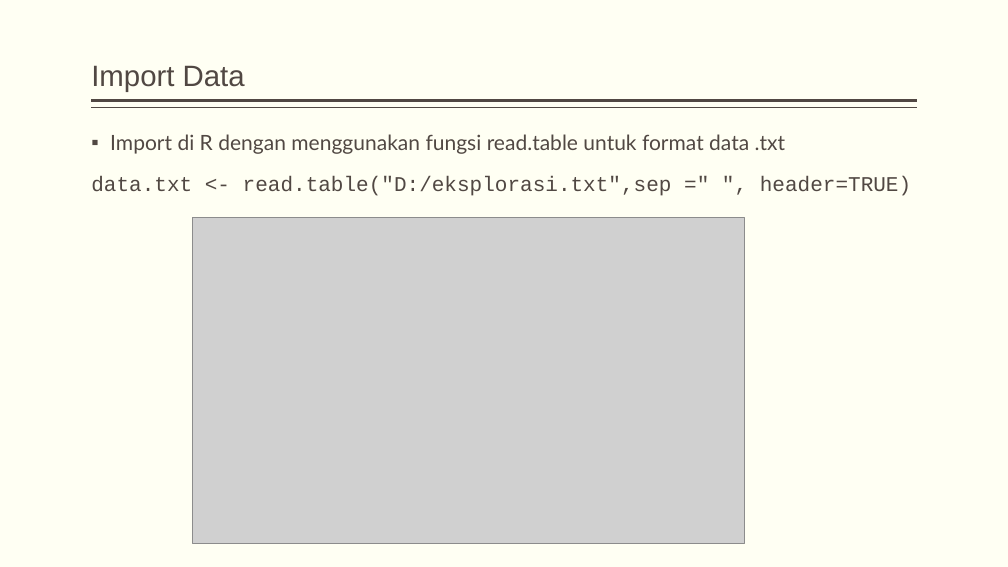
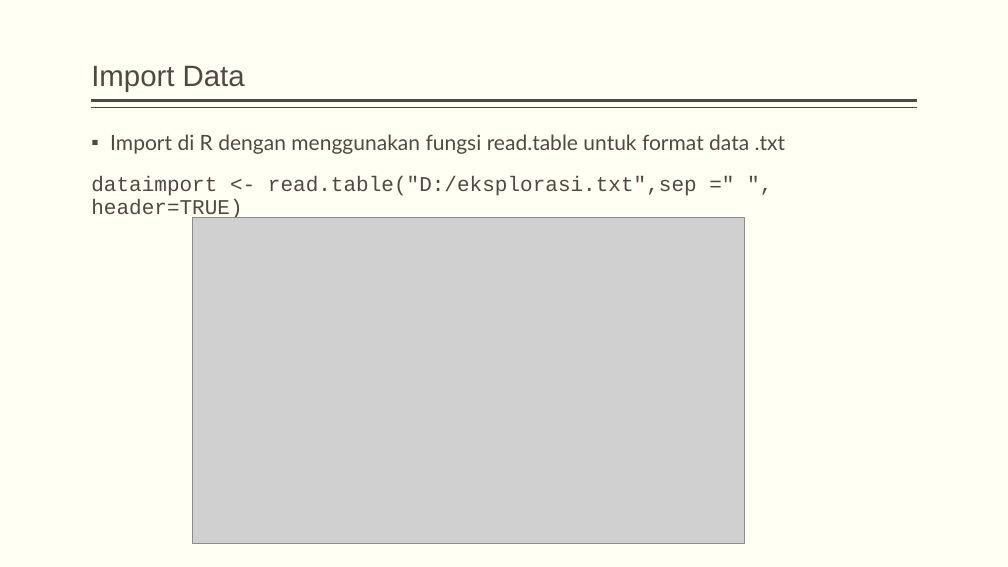
Before and after one commit to dewikiswani/ganesha--R, a slide deck: slide 34 of 201907 -- Pelatihan R ganesha - day1.pptx. Drawn at 1008x567 pixels with LibreOffice and Linux fonts; fonts in the diff are those of the drawing; grey boxes stand for pictures. Boxes give left, top, right and bottom in pixels: in the first picture for what was removed or moved away, otherwise in the second. Text is boxed around its words. In the diff, an @@ line names an element or a change of style, - is before the commit and + after.

```diff
--- a/201907 -- Pelatihan R ganesha - day1.pptx
+++ b/201907 -- Pelatihan R ganesha - day1.pptx
@@ text at (91, 176, 697, 221): text changed @@
-data.txt <- read.table("D:/eksplorasi.txt",sep =" ", header=TRUE)
+dataimport <- read.table("D:/eksplorasi.txt",sep =" ", header=TRUE)
```
Also in this commit, not shown: 10 other slides changed, 1 other file.
